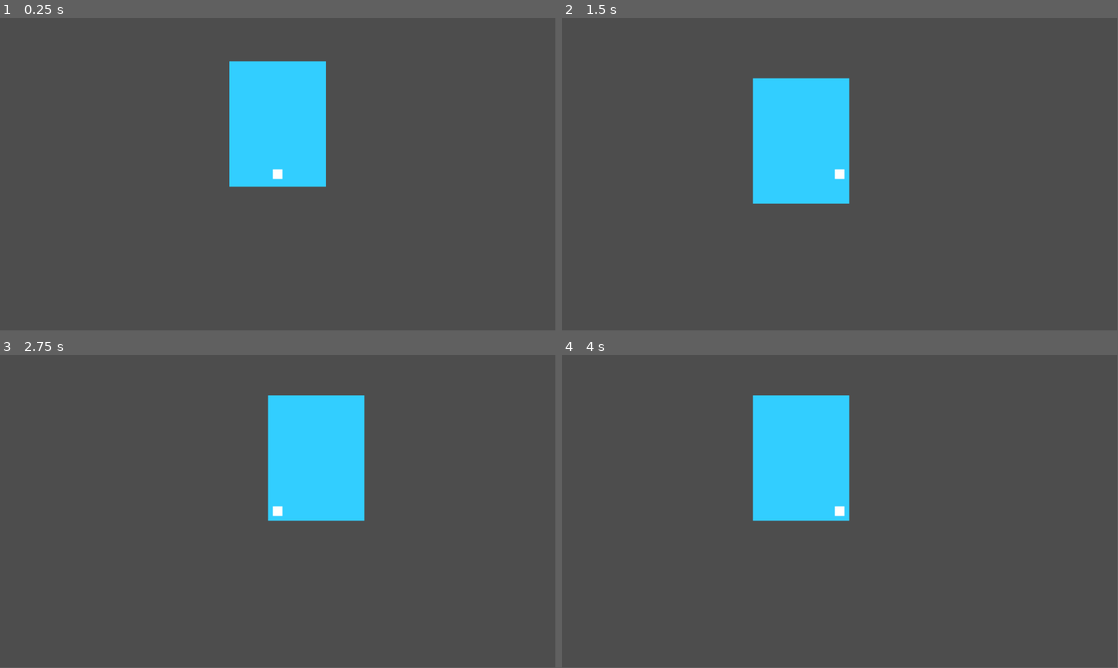
Above: before the commit, frames 1-4 (two rows, left to right).
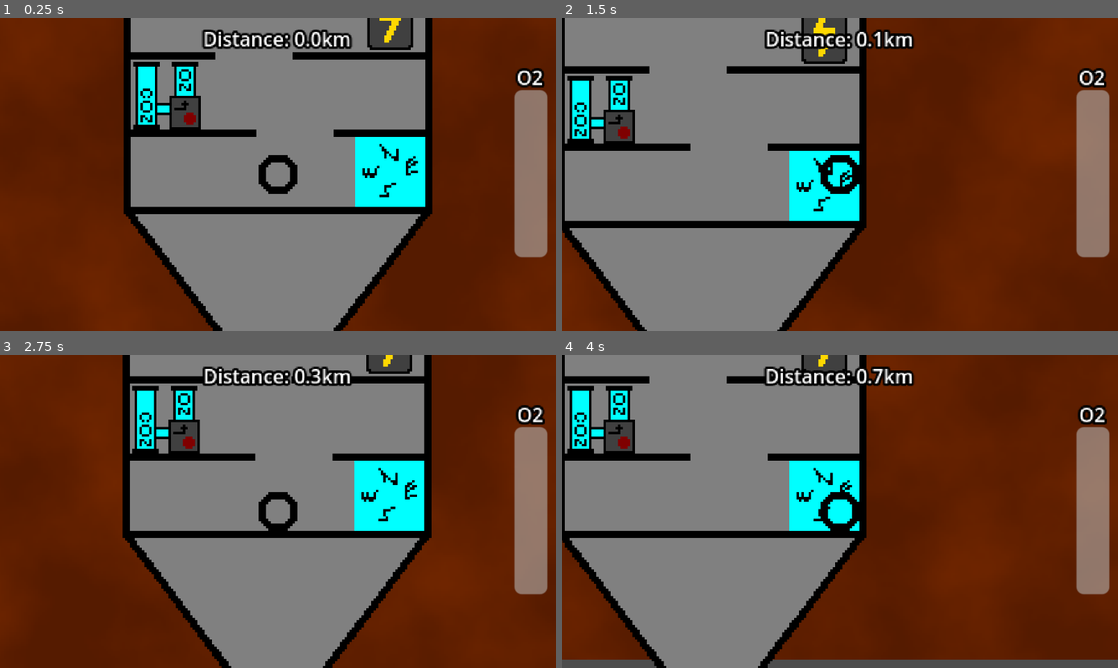
Above: after the commit, the same moments.

Repository: ChWh2/Core-Descent
Game: Godot game, scene res://Scenes/game.tscn
Same seed, same stepped clock (60 frames per second), same inputs: the game is played once before the commit and once after it.
Inputs:
- Up to frame 1 (0.25 s): no input
- Up to frame 2 (1.5 s): hold D (Right) from 0.53 s (still down); tap E (Interact, bound only after the commit) at 0.6 s; tap W (Up) at 0.77, 0.8, 1.07, 1.35 s
- Up to frame 3 (2.75 s): tap W (Up) at 1.52, 1.82, 2.3 s; tap E (Interact, bound only after the commit) at 1.55, 2.1 s; release D (Right) at 2.03 s; hold A (Left) from 2.03 s (still down)
- Up to frame 4 (4 s): release A (Left) at 2.78 s; hold D (Right) from 2.78 s (still down); tap E (Interact, bound only after the commit) at 2.85 s; tap W (Up) at 3.02, 3.32, 3.6, 3.77 s
In our replay, the window is 799x449 before the commit and 800x450 after it. These sizes can differ from the game's own. Grey fills any space a smaller window leaves; there, only what the larger window draws over its background counts as a difference.

The runs differ from the first frame. In frame 1, 99% of the frame differs, in the area x 0-100%, y 0-100%; in frame 2, 99%; in frame 3, 99%; in frame 4, 97%.

Commit message:
Finished core gameplay loop*
*Oxygen isn't working yet

Diff:
--- a/Scenes/game.tscn
+++ b/Scenes/game.tscn
@@ -1,15 +1,56 @@
-[gd_scene load_steps=3 format=3 uid="uid://b16trjdya71dy"]
+[gd_scene load_steps=5 format=3 uid="uid://b16trjdya71dy"]
 
 [ext_resource type="PackedScene" uid="uid://ewf5opcv1exd" path="res://Scenes/player.tscn" id="1_ebmjs"]
 [ext_resource type="PackedScene" uid="uid://dl8dpqb8uqk77" path="res://Scenes/ship.tscn" id="1_qxrlw"]
+[ext_resource type="Script" uid="uid://dda0n56c4q7mq" path="res://Scripts/game.gd" id="1_wrm1d"]
+
+[sub_resource type="LabelSettings" id="LabelSettings_wrm1d"]
+outline_size = 8
+outline_color = Color(0, 0, 0, 1)
 
 [node name="Game" type="Node2D"]
+script = ExtResource("1_wrm1d")
 
 [node name="Player" parent="." instance=ExtResource("1_ebmjs")]
 floor_max_angle = 0.872665
 
+[node name="UI" type="Control" parent="Player"]
+layout_mode = 3
+anchors_preset = 0
+offset_right = 40.0
+offset_bottom = 40.0
+
+[node name="Oxygen" type="ProgressBar" parent="Player/UI"]
+layout_mode = 0
+offset_left = 98.0
+offset_top = 34.25
+offset_right = 235.0
+offset_bottom = 61.25
+rotation = -1.57079
+scale = Vector2(0.505, 0.505)
+value = 50.0
+show_percentage = false
+
+[node name="Label" type="Label" parent="Player/UI"]
+layout_mode = 0
+offset_left = 99.0
+offset_top = -46.0
+offset_right = 139.0
+offset_bottom = -23.0
+scale = Vector2(0.5, 0.5)
+text = "O2"
+label_settings = SubResource("LabelSettings_wrm1d")
+
+[node name="Distance" type="Label" parent="Player/UI"]
+offset_left = -125.0
+offset_top = -62.0
+offset_right = 375.0
+offset_bottom = -39.0
+scale = Vector2(0.5, 0.5)
+text = "Distance: 0"
+label_settings = SubResource("LabelSettings_wrm1d")
+horizontal_alignment = 1
+
 [node name="Ship" parent="." instance=ExtResource("1_qxrlw")]
 
-[node name="ParallaxBackground" type="ParallaxBackground" parent="."]
-
-[node name="ParallaxLayer" type="ParallaxLayer" parent="ParallaxBackground"]
+[node name="Timer" type="Timer" parent="."]
--- /dev/null
+++ b/Scenes/interactible_ui.tscn
@@ -0,0 +1,34 @@
+[gd_scene load_steps=3 format=3 uid="uid://dlwem2rf632wj"]
+
+[ext_resource type="Script" uid="uid://cf64nh4ll2lcm" path="res://Scripts/interactible_ui.gd" id="1_lqon1"]
+
+[sub_resource type="LabelSettings" id="LabelSettings_wqqbd"]
+outline_size = 8
+outline_color = Color(0, 0, 0, 1)
+
+[node name="InteractibleUI" type="Control"]
+z_index = 1
+layout_mode = 3
+anchors_preset = 0
+scale = Vector2(0.25, 0.25)
+script = ExtResource("1_lqon1")
+
+[node name="Label" type="Label" parent="."]
+layout_mode = 0
+offset_left = -47.5
+offset_top = -11.5
+offset_right = 47.5
+offset_bottom = 11.5
+text = "E to Fix"
+label_settings = SubResource("LabelSettings_wqqbd")
+horizontal_alignment = 1
+vertical_alignment = 1
+
+[node name="ProgressBar" type="ProgressBar" parent="."]
+layout_mode = 0
+offset_left = -68.5
+offset_top = 15.5
+offset_right = 68.5
+offset_bottom = 42.5
+value = 50.0
+show_percentage = false
--- a/Scenes/player.tscn
+++ b/Scenes/player.tscn
@@ -1,16 +1,19 @@
-[gd_scene load_steps=3 format=3 uid="uid://ewf5opcv1exd"]
+[gd_scene load_steps=4 format=3 uid="uid://ewf5opcv1exd"]
 
 [ext_resource type="Script" uid="uid://bb48uosmir3cq" path="res://Scripts/player.gd" id="1_v0iea"]
+[ext_resource type="Texture2D" uid="uid://ctv58alve0efj" path="res://Assets/player.png" id="2_cvnsp"]
 
-[sub_resource type="RectangleShape2D" id="RectangleShape2D_sh265"]
+[sub_resource type="CircleShape2D" id="CircleShape2D_v0iea"]
+radius = 8.0
 
 [node name="Player" type="CharacterBody2D"]
 script = ExtResource("1_v0iea")
 
 [node name="CollisionShape2D" type="CollisionShape2D" parent="."]
-shape = SubResource("RectangleShape2D_sh265")
-
-[node name="Polygon2D" type="Polygon2D" parent="."]
-polygon = PackedVector2Array(10, 10, 10, -10, -10, -10, -10, 10)
+shape = SubResource("CircleShape2D_v0iea")
 
 [node name="Camera2D" type="Camera2D" parent="."]
+zoom = Vector2(5, 5)
+
+[node name="Sprite2D" type="Sprite2D" parent="."]
+texture = ExtResource("2_cvnsp")
--- a/Scenes/ship.tscn
+++ b/Scenes/ship.tscn
@@ -1,33 +1,198 @@
-[gd_scene load_steps=4 format=3 uid="uid://dl8dpqb8uqk77"]
+[gd_scene load_steps=24 format=3 uid="uid://dl8dpqb8uqk77"]
 
+[ext_resource type="Texture2D" uid="uid://ce8waycynn822" path="res://Assets/Ship.png" id="1_4qyt1"]
 [ext_resource type="Script" uid="uid://dbuugq7oujbk6" path="res://Scripts/ship.gd" id="1_78pfh"]
+[ext_resource type="Script" uid="uid://cn0lappxmiqsr" path="res://Scripts/ShipPart.gd" id="3_xxxu3"]
+[ext_resource type="Texture2D" uid="uid://bhvxe5rladtcy" path="res://Assets/alarm.png" id="4_6ejuo"]
 
-[sub_resource type="RectangleShape2D" id="RectangleShape2D_qxrlw"]
-size = Vector2(200, 10)
+[sub_resource type="RectangleShape2D" id="RectangleShape2D_4qyt1"]
+size = Vector2(128, 3)
 
-[sub_resource type="RectangleShape2D" id="RectangleShape2D_4lamp"]
-size = Vector2(10, 260)
+[sub_resource type="RectangleShape2D" id="RectangleShape2D_xxxu3"]
+size = Vector2(3, 125)
 
-[node name="Ship" type="StaticBody2D"]
+[sub_resource type="RectangleShape2D" id="RectangleShape2D_6ejuo"]
+size = Vector2(52, 3)
+
+[sub_resource type="RectangleShape2D" id="RectangleShape2D_8aq7e"]
+size = Vector2(38, 3)
+
+[sub_resource type="RectangleShape2D" id="RectangleShape2D_cmder"]
+size = Vector2(35, 3)
+
+[sub_resource type="RectangleShape2D" id="RectangleShape2D_fwcnm"]
+size = Vector2(55, 3)
+
+[sub_resource type="RectangleShape2D" id="RectangleShape2D_kxdp2"]
+size = Vector2(71, 3)
+
+[sub_resource type="RectangleShape2D" id="RectangleShape2D_v2j2m"]
+size = Vector2(19, 3)
+
+[sub_resource type="RectangleShape2D" id="RectangleShape2D_1m05r"]
+size = Vector2(29, 29)
+
+[sub_resource type="Gradient" id="Gradient_xxxu3"]
+offsets = PackedFloat32Array(0, 0.707792)
+colors = PackedColorArray(0.445125, 0.151399, 0, 1, 0.336073, 0.106394, 0, 1)
+
+[sub_resource type="FastNoiseLite" id="FastNoiseLite_6ejuo"]
+
+[sub_resource type="NoiseTexture2D" id="NoiseTexture2D_8aq7e"]
+color_ramp = SubResource("Gradient_xxxu3")
+noise = SubResource("FastNoiseLite_6ejuo")
+
+[sub_resource type="Gradient" id="Gradient_6ejuo"]
+offsets = PackedFloat32Array(0, 0.707792)
+colors = PackedColorArray(0.330367, 0.104039, 1.20327e-07, 1, 0.256009, 0.073352, 8.42288e-08, 1)
+
+[sub_resource type="FastNoiseLite" id="FastNoiseLite_8aq7e"]
+
+[sub_resource type="NoiseTexture2D" id="NoiseTexture2D_cmder"]
+width = 120
+height = 128
+color_ramp = SubResource("Gradient_6ejuo")
+noise = SubResource("FastNoiseLite_8aq7e")
+
+[sub_resource type="Gradient" id="Gradient_8aq7e"]
+offsets = PackedFloat32Array(1)
+colors = PackedColorArray(1, 1, 1, 1)
+
+[sub_resource type="FastNoiseLite" id="FastNoiseLite_cmder"]
+
+[sub_resource type="NoiseTexture2D" id="NoiseTexture2D_fwcnm"]
+width = 16
+height = 16
+color_ramp = SubResource("Gradient_8aq7e")
+noise = SubResource("FastNoiseLite_cmder")
+
+[sub_resource type="Gradient" id="Gradient_kxdp2"]
+offsets = PackedFloat32Array(0.28, 1)
+colors = PackedColorArray(1, 0, 0, 1, 1, 1, 0, 1)
+
+[node name="Ship" type="Sprite2D"]
+z_index = -1
+texture = ExtResource("1_4qyt1")
 script = ExtResource("1_78pfh")
 
-[node name="Floor" type="CollisionShape2D" parent="."]
-position = Vector2(0, 50)
-shape = SubResource("RectangleShape2D_qxrlw")
+[node name="StaticBody2D" type="StaticBody2D" parent="."]
 
-[node name="Roof" type="CollisionShape2D" parent="."]
-position = Vector2(0, -200)
-shape = SubResource("RectangleShape2D_qxrlw")
+[node name="CollisionShape2D" type="CollisionShape2D" parent="StaticBody2D"]
+position = Vector2(0, 43.5)
+shape = SubResource("RectangleShape2D_4qyt1")
 
-[node name="LeftWall" type="CollisionShape2D" parent="."]
-position = Vector2(-95, -75)
-shape = SubResource("RectangleShape2D_4lamp")
+[node name="CollisionShape2D2" type="CollisionShape2D" parent="StaticBody2D"]
+position = Vector2(-62.5, -20.5)
+shape = SubResource("RectangleShape2D_xxxu3")
 
-[node name="RightWall" type="CollisionShape2D" parent="."]
-position = Vector2(95, -75)
-shape = SubResource("RectangleShape2D_4lamp")
+[node name="CollisionShape2D3" type="CollisionShape2D" parent="StaticBody2D"]
+position = Vector2(0, -84.5)
+shape = SubResource("RectangleShape2D_4qyt1")
 
-[node name="Polygon2D" type="Polygon2D" parent="."]
+[node name="CollisionShape2D4" type="CollisionShape2D" parent="StaticBody2D"]
+position = Vector2(62.5, -20)
+shape = SubResource("RectangleShape2D_xxxu3")
+
+[node name="CollisionShape2D5" type="CollisionShape2D" parent="StaticBody2D"]
+position = Vector2(-35, 11.5)
+shape = SubResource("RectangleShape2D_6ejuo")
+
+[node name="CollisionShape2D6" type="CollisionShape2D" parent="StaticBody2D"]
+position = Vector2(42, 11.5)
+shape = SubResource("RectangleShape2D_8aq7e")
+
+[node name="CollisionShape2D7" type="CollisionShape2D" parent="StaticBody2D"]
+position = Vector2(-43.5, -20.5)
+shape = SubResource("RectangleShape2D_cmder")
+
+[node name="CollisionShape2D8" type="CollisionShape2D" parent="StaticBody2D"]
+position = Vector2(33.5, -20.5)
+shape = SubResource("RectangleShape2D_fwcnm")
+
+[node name="CollisionShape2D9" type="CollisionShape2D" parent="StaticBody2D"]
+position = Vector2(25.5, -52.5)
+shape = SubResource("RectangleShape2D_kxdp2")
+
+[node name="CollisionShape2D10" type="CollisionShape2D" parent="StaticBody2D"]
+position = Vector2(-51.5, -52.5)
+shape = SubResource("RectangleShape2D_v2j2m")
+
+[node name="Navigation" type="Area2D" parent="." node_paths=PackedStringArray("alarm")]
+script = ExtResource("3_xxxu3")
+interactTime = 5.0
+alarm = NodePath("Alarm")
+
+[node name="CollisionShape2D" type="CollisionShape2D" parent="Navigation"]
+position = Vector2(46.5, 27.5)
+shape = SubResource("RectangleShape2D_1m05r")
+
+[node name="Alarm" type="Sprite2D" parent="Navigation"]
+visible = false
+position = Vector2(52, 19)
+texture = ExtResource("4_6ejuo")
+
+[node name="Oxygen" type="Area2D" parent="." node_paths=PackedStringArray("alarm")]
+script = ExtResource("3_xxxu3")
+interactTime = 5.0
+alarm = NodePath("Alarm")
+
+[node name="CollisionShape2D" type="CollisionShape2D" parent="Oxygen"]
+position = Vector2(-46.5, -4.5)
+shape = SubResource("RectangleShape2D_1m05r")
+
+[node name="Alarm" type="Sprite2D" parent="Oxygen"]
+visible = false
+position = Vector2(-36.5, 5.5)
+texture = ExtResource("4_6ejuo")
+
+[node name="Electric" type="Area2D" parent="."]
+script = ExtResource("3_xxxu3")
+interactTime = 5.0
+
+[node name="CollisionShape2D" type="CollisionShape2D" parent="Electric"]
+position = Vector2(46.5, -36.5)
+shape = SubResource("RectangleShape2D_1m05r")
+
+[node name="Engine" type="Area2D" parent="." node_paths=PackedStringArray("alarm")]
+script = ExtResource("3_xxxu3")
+interactTime = 5.0
+alarm = NodePath("Alarm")
+
+[node name="CollisionShape2D" type="CollisionShape2D" parent="Engine"]
+position = Vector2(39.5, -68.5)
+shape = SubResource("RectangleShape2D_1m05r")
+
+[node name="Alarm" type="Sprite2D" parent="Engine"]
+visible = false
+position = Vector2(30.5, -76.5)
+texture = ExtResource("4_6ejuo")
+
+[node name="Background" type="ParallaxBackground" parent="."]
+
+[node name="ParallaxLayer" type="ParallaxLayer" parent="Background"]
+motion_mirroring = Vector2(512, 512)
+
+[node name="Sprite2D" type="Sprite2D" parent="Background/ParallaxLayer"]
+texture = SubResource("NoiseTexture2D_8aq7e")
+
+[node name="DirtTrail" type="CPUParticles2D" parent="."]
 z_index = -1
-color = Color(0.197805, 0.808557, 1, 1)
-polygon = PackedVector2Array(100, -205, 100, 55, -100, 55, -100, -205)
+position = Vector2(0, -128)
+texture = SubResource("NoiseTexture2D_cmder")
+particle_flag_align_y = true
+gravity = Vector2(0, 0)
+
+[node name="Fire" type="CPUParticles2D" parent="."]
+z_index = -1
+position = Vector2(0, -128)
+rotation = -1.57079
+amount = 128
+texture = SubResource("NoiseTexture2D_fwcnm")
+emission_shape = 3
+emission_rect_extents = Vector2(64.96, 1)
+particle_flag_align_y = true
+spread = 23.6
+gravity = Vector2(0, 0)
+initial_velocity_min = 121.21
+initial_velocity_max = 121.21
+color_ramp = SubResource("Gradient_kxdp2")
--- /dev/null
+++ b/Scripts/ShipPart.gd
@@ -0,0 +1,95 @@
+extends Area2D
+class_name ShipPart
+
+var working := true:
+	set(value):
+		toggled.emit()
+		working = value
+
+@export var interactTime := 10.0
+
+var player : Player = null
+var playerInteracting := false
+
+var timer : Timer
+
+static var UI = preload("res://Scenes/interactible_ui.tscn")
+
+var uiInstance : InteractibleUI = null
+
+@onready var collisionShape: CollisionShape2D = $CollisionShape2D
+
+@export var alarm : Sprite2D
+static var alarmSpeed := 5.0
+static var hasElectricity := true
+
+signal toggled
+
+func _ready() -> void:
+	body_entered.connect(bodyEntered)
+	body_exited.connect(bodyExited)
+
+	timer = Timer.new()
+	add_child(timer)
+	timer.wait_time = interactTime
+	timer.timeout.connect(interactFinished)
+
+func bodyEntered(body : Node2D):
+	if body is Player:
+		player = body
+
+		if not working:
+			uiInstance = UI.instantiate()
+			uiInstance.position = Vector2.ZERO
+			collisionShape.add_child(uiInstance)
+
+func bodyExited(body : Node2D):
+	if body is Player:
+		player.interacting = false
+		playerInteracting = false
+		timer.stop()
+
+		if uiInstance:
+			uiInstance.queue_free()
+			uiInstance = null
+
+		player = null
+
+func interactFinished():
+	working = true
+
+	if alarm:
+		alarm.rotation = 0.0
+
+	player.interacting = false
+	playerInteracting = false
+	timer.stop()
+
+	uiInstance.queue_free()
+	uiInstance = null
+
+func _process(delta: float) -> void:
+	if alarm:
+		if not working and hasElectricity:
+			alarm.visible = true
+			alarm.rotate(alarmSpeed * delta)
+		else:
+			alarm.visible = false
+
+	if player and Input.is_action_just_pressed("Interact") and not working:
+		player.interacting = true
+		playerInteracting = true
+		timer.start()
+
+	if player and Input.is_action_just_released("Interact") and playerInteracting:
+		player.interacting = false
+		playerInteracting = false
+		timer.stop()
+
+	if uiInstance:
+		if timer:
+			uiInstance.progress_bar.value = timer.wait_time - timer.time_left
+			uiInstance.progress_bar.max_value = timer.wait_time
+		else:
+			uiInstance.progress_bar.value = 0
+			uiInstance.progress_bar.max_value = 1
--- /dev/null
+++ b/Scripts/game.gd
@@ -0,0 +1,26 @@
+extends Node2D
+class_name GameManager
+
+const maxOxygen := 30.0
+var oxygen := maxOxygen
+var oxygenDrain := false
+
+@onready var player: Player = $Player
+@onready var ship: Ship = $Ship
+
+static var distance := 0.0
+
+func _ready() -> void:
+	ship.toggleOxygen.connect(toggleOxygen)
+
+func _process(delta: float) -> void:
+	if oxygenDrain:
+		oxygen -= delta
+
+	$Player/UI/Oxygen.max_value = maxOxygen
+	$Player/UI/Oxygen.value = oxygen
+	$Player/UI/Distance.text = str("Distance: ", floor(GameManager.distance / 100.0) /10.0, "km")
+
+func toggleOxygen():
+	oxygenDrain = not oxygenDrain
+	oxygen = maxOxygen
--- /dev/null
+++ b/Scripts/interactible_ui.gd
@@ -0,0 +1,8 @@
+extends Control
+class_name InteractibleUI
+
+@onready var label: Label = $Label
+@onready var progress_bar: ProgressBar = $ProgressBar
+
+func _process(_delta: float) -> void:
+	rotation = -get_parent().global_rotation
--- a/Scripts/player.gd
+++ b/Scripts/player.gd
@@ -1,23 +1,25 @@
 extends CharacterBody2D
+class_name Player
 
+const SPEED = 75.0
+const JUMP_VELOCITY = -250.0
 
-const SPEED = 300.0
-const JUMP_VELOCITY = -400.0
-
+var interacting := false
 
 func _physics_process(delta: float) -> void:
 	# Add the gravity.
 	if not is_on_floor():
 		velocity += get_gravity() * delta
 
-	# Handle jump.
-	if Input.is_action_just_pressed("Up") and is_on_floor():
-		velocity.y = JUMP_VELOCITY
+	if not interacting:
+		# Handle jump.
+		if Input.is_action_just_pressed("Up") and is_on_floor():
+			velocity.y = JUMP_VELOCITY
 
-	# Get the input direction and handle the movement/deceleration.
-	# As good practice, you should replace UI actions with custom gameplay actions.
+		# Get the input direction and handle the movement/deceleration.
+		# As good practice, you should replace UI actions with custom gameplay actions.
 	var direction := Input.get_axis("Left", "Right")
-	if direction:
+	if direction and not interacting:
 		velocity.x = direction * SPEED
 	else:
 		velocity.x = move_toward(velocity.x, 0, SPEED)
--- a/Scripts/ship.gd
+++ b/Scripts/ship.gd
@@ -1,19 +1,43 @@
-extends StaticBody2D
+extends Node2D
 class_name Ship
 
-const maxSpeed := 10.0
-const acceleration := 1.0
+const maxSpeed := 1000.0
+const acceleration := 100.0
+
+const startingShipDamage := 15.0
+const endingShipDamage := 5.0
+const baseShipDamage := 0.9
+var brokenShipParts := 0
+@onready var timer: Timer = $"../Timer"
 
 var swivelSpeed := 1.0
-var speed := 1.0
+var speed := 0.0
 
-var brokenNavigation := false
-var brokenEngine := false
-var brokenGenerator := false
-var brokenOxygenFilter := false
+signal toggleOxygen
+
+@onready var navigation: ShipPart = $Navigation
+@onready var oxygen: ShipPart = $Oxygen
+@onready var electric: ShipPart = $Electric
+@onready var engine: ShipPart = $Engine
+
+var shipPartArray : Array[ShipPart]
+
+@onready var background: ParallaxBackground = $Background
+
+func _ready() -> void:
+	shipPartArray.append(navigation)
+	shipPartArray.append(oxygen)
+	shipPartArray.append(electric)
+	shipPartArray.append(engine)
+
+	timer.wait_time = 15.0
+	timer.start()
+	timer.timeout.connect(timeout)
+
+	oxygen.toggled.connect(func(): toggleOxygen.emit())
 
 func _process(delta: float) -> void:
-	if brokenNavigation:
+	if not navigation.working:
 		var swivel : float = 0.0
 
 		if rotation != 0:
@@ -25,15 +49,43 @@
 
 		rotate(swivel)
 		rotation = clamp(rotation, -PI/2.0, PI/2.0)
+	else:
+		var newRotation : float = move_toward(rotation, 0.0, swivelSpeed * delta * 0.05)
+		rotation = newRotation
 
-	if brokenEngine:
+	if not engine.working:
+		$Fire.emitting = false
 		speed -= acceleration * delta
 	else:
+		$Fire.emitting = true
 		speed += acceleration * delta
 	speed = clamp(speed, 0.0, maxSpeed)
+	GameManager.distance += speed * delta
 
-	if brokenGenerator:
-		pass
+	ShipPart.hasElectricity = electric.working
 
-	if brokenOxygenFilter:
-		pass
+	background.offset -= speed * Vector2(-sin(rotation), cos(rotation)) * delta
+
+func timeout():
+	var randMax := 1.0
+	for i in brokenShipParts:
+		randMax += 0.5
+	randMax = floor(randMax)
+
+	var partsToBreakCount := randi_range(1, int(randMax))
+	var partsToBreak : Array[ShipPart]
+
+	for i in partsToBreakCount:
+		var randomPart : ShipPart = shipPartArray.pick_random()
+		if partsToBreak.find(randomPart) == -1:
+			partsToBreak.append(randomPart)
+
+	for i in partsToBreak:
+		i.working = false
+
+	print(str("broke ", partsToBreak))
+
+	timer.wait_time = float(partsToBreak.size()) * ((startingShipDamage - endingShipDamage) * pow(baseShipDamage, float(brokenShipParts)) + endingShipDamage)
+	timer.start()
+
+	brokenShipParts += partsToBreak.size()
--- a/project.godot
+++ b/project.godot
@@ -14,6 +14,10 @@
 run/main_scene="uid://b16trjdya71dy"
 config/features=PackedStringArray("4.4", "Forward Plus")
 config/icon="res://icon.svg"
+
+[display]
+
+window/stretch/mode="viewport"
 
 [dotnet]
 
@@ -36,3 +40,12 @@
 "events": [Object(InputEventKey,"resource_local_to_scene":false,"resource_name":"","device":-1,"window_id":0,"alt_press …(192 unchanged characters)…
 ]
 }
+Interact={
+"deadzone": 0.2,
+"events": [Object(InputEventKey,"resource_local_to_scene":false,"resource_name":"","device":-1,"window_id":0,"alt_pressed":false,"shift_pressed":false,"ctrl_pressed":false,"meta_pressed":false,"pressed":false,"keycode":0,"physical_keycode":69,"key_label":0,"unicode":101,"location":0,"echo":false,"script":null)
+]
+}
+
+[rendering]
+
+textures/canvas_textures/default_texture_filter=0
Binary file added: Assets/Ship.png
Not shown, added: Assets/Ship.png.import
Binary file added: Assets/alarm.png
Not shown, added: Assets/alarm.png.import
Binary file added: Assets/player.png
Not shown, added: Assets/player.png.import
Not shown, added: Scripts/ShipPart.gd.uid
Not shown, added: Scripts/game.gd.uid
Not shown, added: Scripts/interactible_ui.gd.uid
Not shown, added: Assets/Ship.pdn
